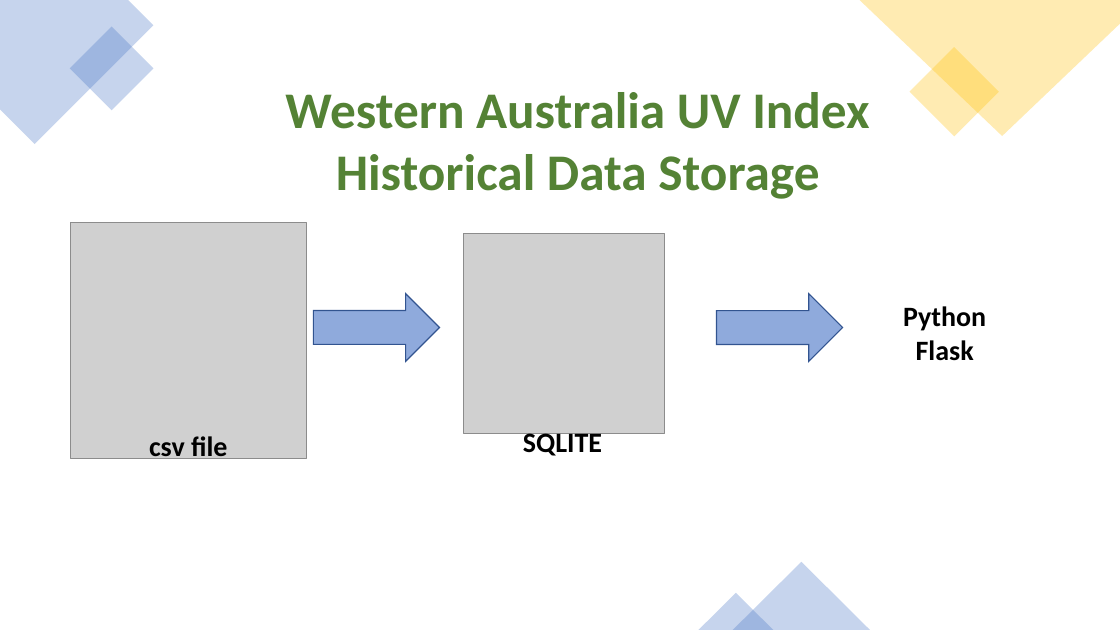
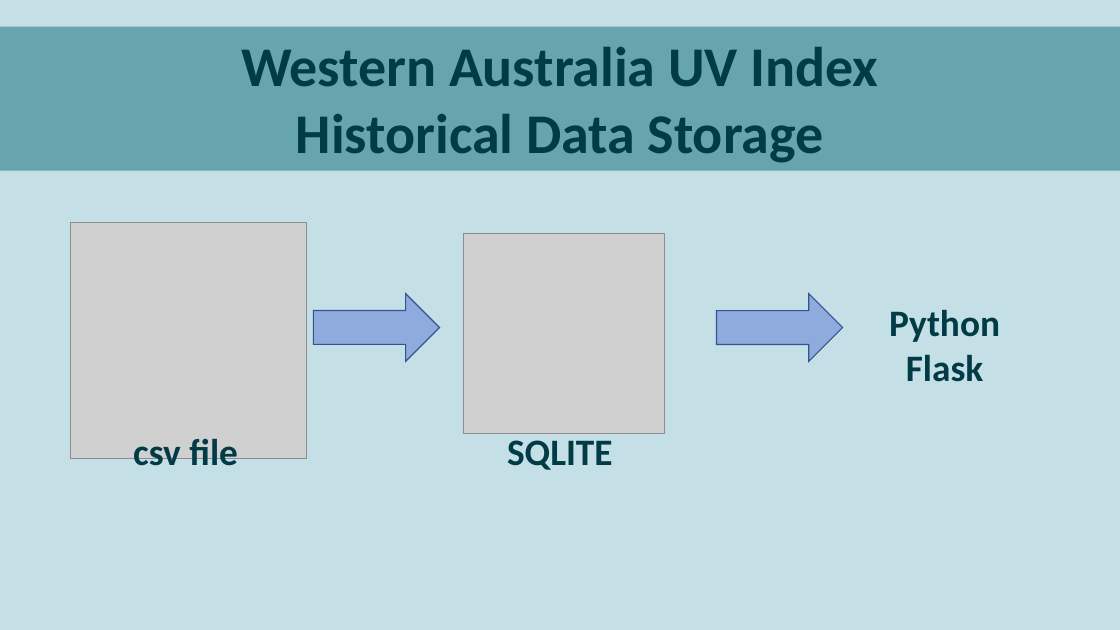
Before and after one commit to parastoorazavi/Data-Analytics-Project-2, a slide deck: slide 5 of Presentation.pptx. Drawn at 1120x630 pixels with LibreOffice and Linux fonts; fonts in the diff are those of the drawing; grey boxes stand for pictures. Boxes give left, top, right and bottom in pixels: in the first picture for what was removed or moved away, otherwise in the second. Text is boxed around its words. In the diff, an @@ line names an element or a change of style, - is before the commit and + after.

```diff
--- a/Presentation.pptx
+++ b/Presentation.pptx
@@ background #FFFFFF to #C4DFE6 @@
@@ rectangle "Western Australia UV Index" resized from (x1=285, y1=92, x2=869, y2=199) to (x1=0, y1=27, x2=1120, y2=171) @@
@@ rectangle "Western Australia UV Index" at (x1=0, y1=27, x2=1120, y2=171): size 44 to 48 pt, text colour #548235 to #003B46; fill none to #66A5AD @@
@@ freeform shape removed at (x1=0, y1=0, x2=154, y2=144) @@
@@ rectangle removed at (x1=70, y1=26, x2=154, y2=111) @@
@@ freeform shape removed at (x1=860, y1=0, x2=1120, y2=136) @@
@@ rectangle removed at (x1=909, y1=47, x2=999, y2=137) @@
@@ text "csv file" moved from (x1=149, y1=436, x2=227, y2=463) to (x1=133, y1=439, x2=238, y2=466) @@
@@ size 24 to 32 pt, text colour #000000 to #003B46 in 3 elements at (x1=889, y1=310, x2=1000, y2=382), (x1=133, y1=439, x2=238, y2=466), (x1=507, y1=440, x2=613, y2=470) @@
@@ text "SQLITE" moved from (x1=523, y1=433, x2=602, y2=458) to (x1=507, y1=440, x2=613, y2=470) @@
@@ triangle removed at (x1=733, y1=562, x2=870, y2=630) @@
@@ triangle removed at (x1=699, y1=593, x2=774, y2=630) @@
```
Also in this commit, not shown: 11 other slides changed, 1 slide added, 1 slide removed, 2 other files.
